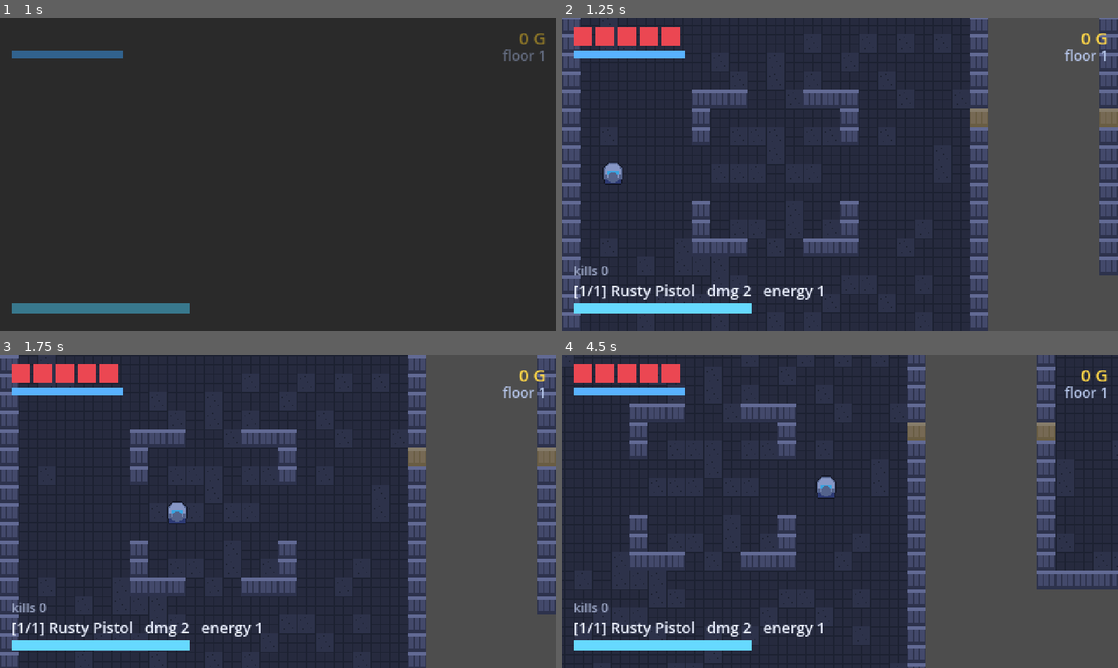
Above: before the commit, frames 1-4 (two rows, left to right).
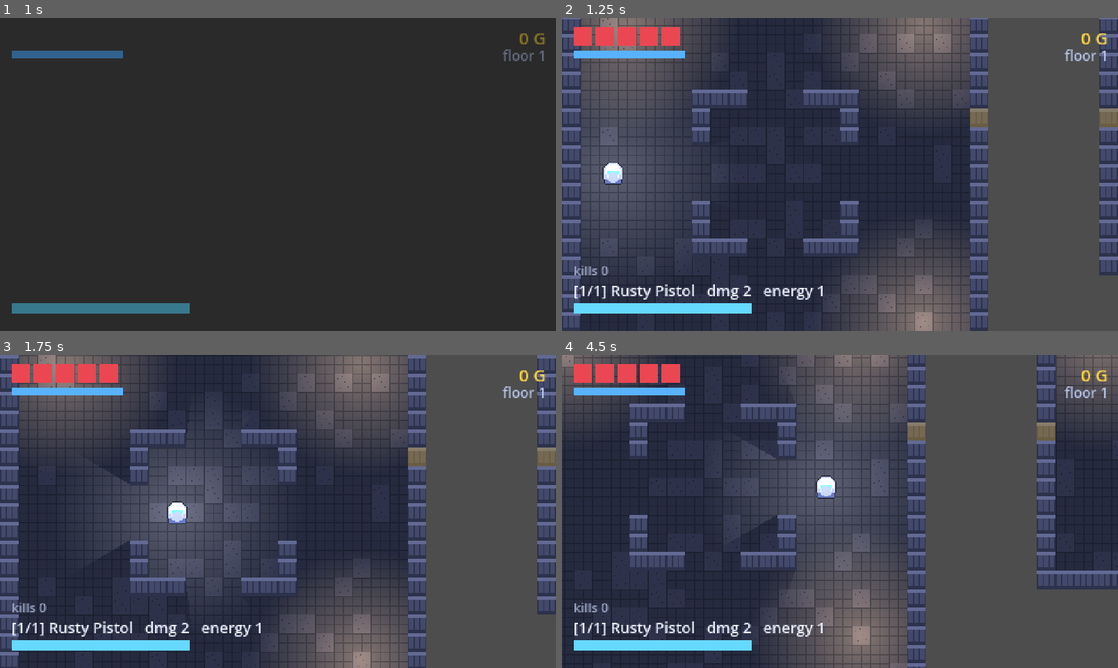
Above: after the commit, the same moments.

Repository: coderirse/knight-errant
Game: Godot game, scene res://scenes/ui/main_menu.tscn
Two runs of this game, one before a commit and one after it. Both use one fixed random seed, a clock stepped at 60 frames per second and the inputs below.
Inputs (mouse positions are in pixels of both pictures, inside the frame that each line leads up to):
- Up to frame 1 (1 s): click "New Run" at 0.5 s
- Up to frame 2 (1.25 s): no input
- Up to frame 3 (1.75 s): move the mouse to (400, 495) at 1.27 s; hold D (move_right) from 1.28 s (still down); tap Space (dodge) at 1.35 s; click (400, 495) at 1.42 s
- Up to frame 4 (4.5 s): move the mouse to (728, 527) at 2.02 s; release D (move_right) at 2.03 s; hold S (move_down) 2.03-2.78 s; tap one key every 0.75 s from 2.1 s: J (fire) E (interact) Q (swap_weapon) F6 (tune_dump); move the mouse to (895, 442) at 2.77 s; hold D (move_right) 2.78-3.53 s; move the mouse to (812, 574) at 3.52 s; hold W (move_up) 3.53-4.28 s; click (812, 574) at 3.67 s; move the mouse to (1006, 558) at 4.27 s; hold A (move_left) from 4.28 s (still down)

Frame 1 is identical in both runs. In frame 2, 21% of the frame differs, in the area x 3-74%, y 0-100%; in frame 3, 21%; in frame 4, 23%, in the area x 0-100%, y 0-100%.

Commit message:
里程碑 3：2D 灯光（压暗环境 + 火把 + 墙体投影 + 邻近开关）
俯视角地牢的观感主要来自灯光对比而不是素材精度（roadmap §10），这次用现有占位图
把它做出来了。

- 新增 scripts/world/dungeon_light.gd：运行时生成径向衰减贴图（GradientTexture2D），
  不引入需要编辑器导入的二进制资源
- Room：每房间按尺寸放 2/3/4 个火把，落在最靠近四角的可走格。墙体投影由
  _solid_rects() 生成——实心格先按行合并成横条，再把等跨度的横条纵向并成矩形，
  每个矩形一个 LightOccluder2D。一层 5 房共 41 个节点，按格生成会是 400+。
- Level：一个 CanvasModulate 压暗全局，随层释放；_apply_light_scope() 只给
  "当前房间 + 有门的邻居"开灯，_process 仅在房间变化时才动手。
- Player：随身 PointLight2D。light_energy / light_scale 用 @export + setter 直连
  光源，F2 改完立即生效——setter 而不是每帧回写，避免又造一处"定义了没人消费"。

实测（带窗口；headless 没有光栅化，FPS 数字无意义）：邻近开关 169.8 FPS vs
全部常开 166.4 → **灯光不是这个规模下的瓶颈**，Q4.1 已答，见 RESEARCH §3.11。
开关保留的理由是它把成本从"随楼层房间数"变成"随玩家邻居数"，不是现在省了几帧。

两条引擎事实记进 roadmap §11.4 第 27、28 条：4.7 的 TileMapLayer 完全没有
per-tile 遮挡物接口；新增 class_name 脚本必须先 --editor --quit 扫一次，
否则引用它的脚本会一起编译失败（实测当时探针打出 rooms=0）。

test_run 新增 §18 五项断言：环境光在位、玩家灯有贴图、每房有火把与遮挡、
遮挡确实是合并来的、灯只亮在当前房间及邻居（3 个房间被关掉、0 处判错）。
测试 140 → 145 项。观感在截图上迭代过一轮（环境光 0.30→0.14、火把能量 1.9、
每房至少 2 个）才读得出"一池一池的火把"，但**好不好看仍要用户判**。
已重新导出 build/KnightErrant.exe（实跑 400 帧 / 4.26 秒，退出码 0）。

Diff:
--- a/scripts/player/player.gd
+++ b/scripts/player/player.gd
@@ -35,6 +35,25 @@
 ## How far from the body the weapon pivots. Keeps the muzzle clear of the sprite.
 @export var weapon_mount_offset := 6.0
 
+## Warm, so the player reads as the same kind of light source as the torches.
+const LIGHT_TINT := Color(1.0, 0.88, 0.66)
+
+@export_group("Light")
+## Both setters write straight through to the light rather than being copied each
+## frame: a value the panel changes with nothing consuming it is exactly the bug
+## class documented in roadmap §11.0-C.
+@export var light_energy := 1.1:
+	set(value):
+		light_energy = value
+		if _light != null:
+			_light.energy = value
+## Diameter multiplier on the falloff texture, so 1.0 is 128 logical pixels across.
+@export var light_scale := 1.7:
+	set(value):
+		light_scale = value
+		if _light != null:
+			_light.texture_scale = value
+
 signal state_changed(state: State)
 signal died
 signal weapon_swapped(weapon: Weapon)
@@ -58,6 +77,8 @@
 var _dodge_cooldown_left := 0.0
 var _dodge_direction := Vector2.RIGHT
 var _receiving_health_sync := false
+## Built in code, not the scene: its texture is generated at runtime.
+var _light: PointLight2D
 
 
 func _ready() -> void:
@@ -78,6 +99,20 @@
 	_equip_starting_weapons()
 	_set_state(State.MOVE)
 	_update_visual()
+	_build_light()
+
+
+## The player carries the dungeon's main light source, so the room reads outward
+## from them and the aim direction stays legible away from the torches.
+func _build_light() -> void:
+	_light = PointLight2D.new()
+	_light.name = "Light"
+	_light.texture = DungeonLight.falloff()
+	_light.color = LIGHT_TINT
+	_light.energy = light_energy
+	_light.texture_scale = light_scale
+	_light.shadow_enabled = true
+	add_child(_light)
 
 
 func _physics_process(delta: float) -> void:
--- /dev/null
+++ b/scripts/world/dungeon_light.gd
@@ -0,0 +1,41 @@
+class_name DungeonLight
+extends RefCounted
+
+## Shared assets for the dungeon lighting pass.
+##
+## A PointLight2D needs a texture to shape its falloff. Generating one at runtime
+## keeps the repo free of a binary the art generator would have to emit and the
+## editor would have to import before anything could load it — which is also why
+## the lights are built in code rather than placed in a .tscn: a hand-authored
+## PointLight2D would reference an asset that does not exist on disk.
+
+## 128 px is plenty for a smooth falloff at 480x270 logical resolution.
+const TEXTURE_SIZE := 128
+
+static var _falloff: GradientTexture2D
+
+
+## One shared white radial falloff, tinted per light via `PointLight2D.color`.
+static func falloff() -> GradientTexture2D:
+	if _falloff != null and is_instance_valid(_falloff):
+		return _falloff
+
+	var gradient := Gradient.new()
+	gradient.offsets = PackedFloat32Array([0.0, 0.45, 1.0])
+	gradient.colors = PackedColorArray([
+		Color(1.0, 1.0, 1.0, 1.0),
+		Color(1.0, 1.0, 1.0, 0.5),
+		Color(1.0, 1.0, 1.0, 0.0),
+	])
+
+	var tex := GradientTexture2D.new()
+	tex.gradient = gradient
+	tex.width = TEXTURE_SIZE
+	tex.height = TEXTURE_SIZE
+	tex.fill = GradientTexture2D.FILL_RADIAL
+	# Centre outward to half the width, so the falloff is an inscribed circle.
+	tex.fill_from = Vector2(0.5, 0.5)
+	tex.fill_to = Vector2(0.5, 0.0)
+
+	_falloff = tex
+	return _falloff
--- a/scripts/world/level.gd
+++ b/scripts/world/level.gd
@@ -24,6 +24,10 @@
 const DEFAULT_INTERIOR := 21
 ## Gap of solid rock between adjacent rooms, in tiles.
 const ROOM_GAP := 2
+## What everything looks like where no light reaches. Dark and a little blue, so
+## the warm torches read as light rather than merely as "brighter". Tuned from a
+## screenshot: at 0.30 the floor was bright enough that the torch pools vanished.
+const AMBIENT_COLOR := Color(0.14, 0.16, 0.24)
 
 @export var tile_set: TileSet
 
@@ -43,6 +47,10 @@
 ## Which room the player is standing in, tracked so floor completion can require
 ## the player to actually reach the exit.
 var _current_room_index := -1
+var _ambience: CanvasModulate
+## Which room the light scope was last applied for; _process only acts on change.
+## -2 means "never", so the first update always runs.
+var _lit_room := -2
 
 
 func generate(floor_num: int, level_seed: int) -> void:
@@ -55,6 +63,9 @@
 	_instantiate_rooms()
 	_carve_doors()
 	_place_player()
+	_ensure_ambience()
+	# After _place_player: the scope depends on which room the player landed in.
+	_apply_light_scope()
 
 
 # --- layout ----------------------------------------------------------------
@@ -283,6 +294,49 @@
 		player.global_position = _player_spawn
 
 
+# --- ambience ---------------------------------------------------------------
+
+## One CanvasModulate darkens everything the lights do not reach. It is a child of
+## the Level so it dies with the floor instead of leaking into the main menu, and
+## the HUD / overlay / tuning panel are CanvasLayers, so they stay readable.
+func _ensure_ambience() -> void:
+	if _ambience != null and is_instance_valid(_ambience):
+		return
+	_ambience = CanvasModulate.new()
+	_ambience.name = "Ambience"
+	_ambience.color = AMBIENT_COLOR
+	add_child(_ambience)
+
+
+## Rooms the player cannot see do not need their lights rasterised. Only the
+## current room and those joined to it by a door stay lit, so the per-frame cost
+## tracks how many rooms are *adjacent* to the player rather than how big the
+## floor is — which matters because a whole floor is one live scene (see §2.2).
+func _apply_light_scope() -> void:
+	_lit_room = _current_room_index
+	var scope := {_current_room_index: true}
+	for index in _neighbor_rooms(_current_room_index):
+		scope[index] = true
+	for room in rooms:
+		room.set_lights_active(scope.has(room.room_index))
+
+
+func _process(_delta: float) -> void:
+	if _lit_room != _current_room_index:
+		_apply_light_scope()
+
+
+func _neighbor_rooms(index: int) -> Array[int]:
+	var result: Array[int] = []
+	if not _cell_of.has(index):
+		return result
+	var cell: Vector2i = _cell_of[index]
+	for step in [Vector2i(1, 0), Vector2i(-1, 0), Vector2i(0, 1), Vector2i(0, -1)]:
+		if _grid.has(cell + step):
+			result.append(int(_grid[cell + step]))
+	return result
+
+
 # --- runtime ---------------------------------------------------------------
 
 ## Called by RoomDoor when the player walks through an unlocked door.
--- a/scripts/world/room.gd
+++ b/scripts/world/room.gd
@@ -23,6 +23,13 @@
 ## Fraction of plain floor tiles that get the variant texture, purely so large
 ## open areas do not read as a uniform grid.
 const FLOOR_VARIANT_CHANCE := 0.14
+## Torch tint. Warm pools of light against a cold ambient is the whole look.
+const TORCH_COLOR := Color(1.0, 0.72, 0.38)
+const TORCH_ENERGY := 1.9
+## Pool diameter multiplier on the falloff texture (128 px), so 1.5 is ~190 px.
+## Measured from a screenshot: 2.0 with one torch in a small room spread into a
+## wash instead of reading as distinct sconces.
+const TORCH_SCALE := 1.5
 
 enum Kind { START, COMBAT, TREASURE, BOSS }
 
@@ -47,6 +54,10 @@
 ## Cached walkable spawn tiles, built on first use. The template never changes
 ## after setup(), so this does not need invalidating.
 var _spawn_cache: Array[Vector2i] = []
+## Torches built by _build_lighting(), kept so Level can switch them off at a
+## distance. Rooms start lit: one that never receives an update must not be dark.
+var _lights: Array[PointLight2D] = []
+var _lights_active := true
 
 
 func setup(index: int, seed_value: int, room_kind: Kind, tile_set: TileSet, size := Vector2i(20, 12)) -> void:
@@ -63,6 +74,7 @@
 	add_to_group(&"room")
 	_ensure_structure()
 	_build_tiles()
+	_build_lighting()
 	_spawn_encounter()
 
 
@@ -153,6 +165,137 @@
 			_tile_layer.set_cell(pos, 0, variant)
 
 
+# --- lighting ---------------------------------------------------------------
+
+## Torches and wall shadows for this room.
+##
+## Every room on a floor is instantiated at once (one scene per floor), so these
+## lights would all be rasterising every frame otherwise — Level gates them by
+## proximity with set_lights_active().
+func _build_lighting() -> void:
+	var holder := Node2D.new()
+	holder.name = "Lighting"
+	add_child(holder)
+
+	for i in _torch_count():
+		var light := PointLight2D.new()
+		light.name = "Torch%d" % i
+		light.position = _torch_position(i)
+		light.texture = DungeonLight.falloff()
+		light.color = TORCH_COLOR
+		light.energy = TORCH_ENERGY
+		light.texture_scale = TORCH_SCALE
+		light.shadow_enabled = true
+		holder.add_child(light)
+		_lights.append(light)
+
+	# Godot 4.7 gives TileMapLayer no per-tile occluder support at all (verified
+	# by probe: no occluders_enabled, no set_cell_occluders_enabled), so shadows
+	# need real nodes. One per solid cell would be ~60 in a large room; merging
+	# runs into rectangles brings a walled room down to a handful.
+	var rects := _solid_rects()
+	for i in rects.size():
+		holder.add_child(_make_occluder(rects[i], i))
+
+
+## Doorways are not gaps here: Level._connect only places a trigger and never
+## erases the wall tile, and passing through is a teleport. The wall ring really
+## is continuous, so light not leaking between rooms is the honest result.
+func _make_occluder(rect: Rect2i, index: int) -> LightOccluder2D:
+	var polygon := OccluderPolygon2D.new()
+	var near := Vector2(rect.position.x * TILE, rect.position.y * TILE)
+	var far := near + Vector2(rect.size.x * TILE, rect.size.y * TILE)
+	polygon.polygon = PackedVector2Array([near, Vector2(far.x, near.y), far, Vector2(near.x, far.y)])
+	polygon.closed = true
+
+	var occluder := LightOccluder2D.new()
+	occluder.name = "Wall%d" % index
+	occluder.occluder = polygon
+	return occluder
+
+
+func set_lights_active(active: bool) -> void:
+	if active == _lights_active:
+		return
+	_lights_active = active
+	for light in _lights:
+		if is_instance_valid(light):
+			light.enabled = active
+
+
+## Bigger rooms need more sources or their far corners stay black. Two is the
+## floor even for a small room: a single torch left the opposite half unlit.
+func _torch_count() -> int:
+	if interior.x >= 25:
+		return 4
+	if interior.x >= 21:
+		return 3
+	return 2
+
+
+## Torch `index` lands on the walkable tile closest to that corner of the room, so
+## the pools hug the walls like sconces rather than piling up in the middle.
+func _torch_position(index: int) -> Vector2:
+	var tiles := _spawn_tiles()
+	if tiles.is_empty():
+		return interior_rect().get_center()
+
+	var corners := [
+		Vector2i.ZERO,
+		Vector2i(interior.x - 1, interior.y - 1),
+		Vector2i(interior.x - 1, 0),
+		Vector2i(0, interior.y - 1),
+	]
+	var anchor: Vector2i = corners[index % corners.size()]
+	var best: Vector2i = tiles[0]
+	var best_distance := 1 << 40
+	for tile in tiles:
+		var distance := (tile - anchor).length_squared()
+		if distance < best_distance:
+			best_distance = distance
+			best = tile
+	return _tile_center(best)
+
+
+func _is_wall_cell(cell: Vector2i) -> bool:
+	return _tile_layer.get_cell_atlas_coords(cell) == WALL_TILE
+
+
+## Every solid tile, as few rectangles as possible: horizontal runs per row, then
+## a run whose span matches the open one above it grows downward into it.
+func _solid_rects() -> Array[Rect2i]:
+	var span := interior + Vector2i(2, 2)
+	var rows: Array = []
+	for y in span.y:
+		var runs: Array[Rect2i] = []
+		var x := 0
+		while x < span.x:
+			if not _is_wall_cell(Vector2i(x, y)):
+				x += 1
+				continue
+			var start := x
+			while x < span.x and _is_wall_cell(Vector2i(x, y)):
+				x += 1
+			runs.append(Rect2i(start, y, x - start, 1))
+		rows.append(runs)
+
+	var merged: Array[Rect2i] = []
+	for runs in rows:
+		for run in runs:
+			var grown := false
+			for i in merged.size():
+				var previous: Rect2i = merged[i]
+				if previous.position.x == run.position.x and previous.size.x == run.size.x \
+						and previous.end.y == run.position.y:
+					merged[i] = Rect2i(previous.position,
+						Vector2i(previous.size.x, previous.size.y + 1))
+					grown = true
+					break
+			if not grown:
+				merged.append(run)
+	return merged
+
+
 # --- encounter -------------------------------------------------------------
 
 func _spawn_encounter() -> void:
--- a/tools/test_run.gd
+++ b/tools/test_run.gd
@@ -464,7 +464,69 @@
 	_check(chests_in_solid == 0,
 		"no chest spawned inside a wall across %d seeds (%d bad)" % [spawn_seeds, chests_in_solid])
 
-	print("\n== 18. cleanup ==")
+	print("\n== 18. dungeon lighting is built and scoped ==")
+	var lit_level := _game.level
+	var lamp_carrier := get_tree().get_first_node_in_group(&"player")
+	_check(lit_level.get_node_or_null("Ambience") is CanvasModulate,
+		"the floor darkens the ambient")
+	var lamp := lamp_carrier.get_node_or_null("Light") as PointLight2D
+	_check(lamp != null and lamp.texture != null,
+		"the player carries a lamp with a generated falloff texture")
+
+	var equipped := 0
+	var merged := 0
+	var current_room: Room = null
+	for room in lit_level.rooms:
+		if Rect2(room.position, room.world_size()).has_point(lamp_carrier.global_position):
+			current_room = room
+		var holder := room.get_node_or_null("Lighting")
+		var torches := 0
+		var occluders := 0
+		if holder != null:
+			for child in holder.get_children():
+				if child is PointLight2D:
+					torches += 1
+				elif child is LightOccluder2D:
+					occluders += 1
+		if torches > 0 and occluders > 0:
+			equipped += 1
+		# Merging solid cells into rectangles must beat the trivial one-node-per-cell
+		# layout, which for a walled room costs about four times its perimeter.
+		if occluders > 0 and occluders < room.interior.x + room.interior.y:
+			merged += 1
+	_check(equipped == lit_level.rooms.size(),
+		"every room has torches and wall shadows (%d/%d)" % [equipped, lit_level.rooms.size()])
+	_check(merged == lit_level.rooms.size(),
+		"occluders are merged into runs, not one per tile (%d/%d)" % [merged, lit_level.rooms.size()])
+
+	# Only the room the player is in, plus those joined to it by a door, keep their
+	# lights on. Everything else sits off-camera behind solid rock, so this is the
+	# entire cost saving and it must not leak.
+	if current_room != null:
+		var scope := {current_room.room_index: true}
+		for index in lit_level.call("_neighbor_rooms", current_room.room_index):
+			scope[index] = true
+		var wrong := 0
+		var distant := 0
+		for room in lit_level.rooms:
+			var holder := room.get_node_or_null("Lighting")
+			if holder == null:
+				continue
+			var any_on := false
+			for child in holder.get_children():
+				if child is PointLight2D and (child as PointLight2D).enabled:
+					any_on = true
+			if any_on != scope.has(room.room_index):
+				wrong += 1
+			if not scope.has(room.room_index):
+				distant += 1
+		_check(wrong == 0,
+			"lights are on for exactly the current room and its doors (%d wrong, %d gated off)"
+			% [wrong, distant])
+	else:
+		_check(false, "test could not tell which room the player is standing in")
+
+	print("\n== 19. cleanup ==")
 	TuningPanel.set("_open", false)
 	GameState.reset_meta()
 	RunState.end_run(false)
Not shown, added: scripts/world/dungeon_light.gd.uid
Not shown, changed: AGENTS.md
Not shown, changed: README.md
Not shown, changed: RESEARCH.md
Not shown, changed: docs/roadmap.md
